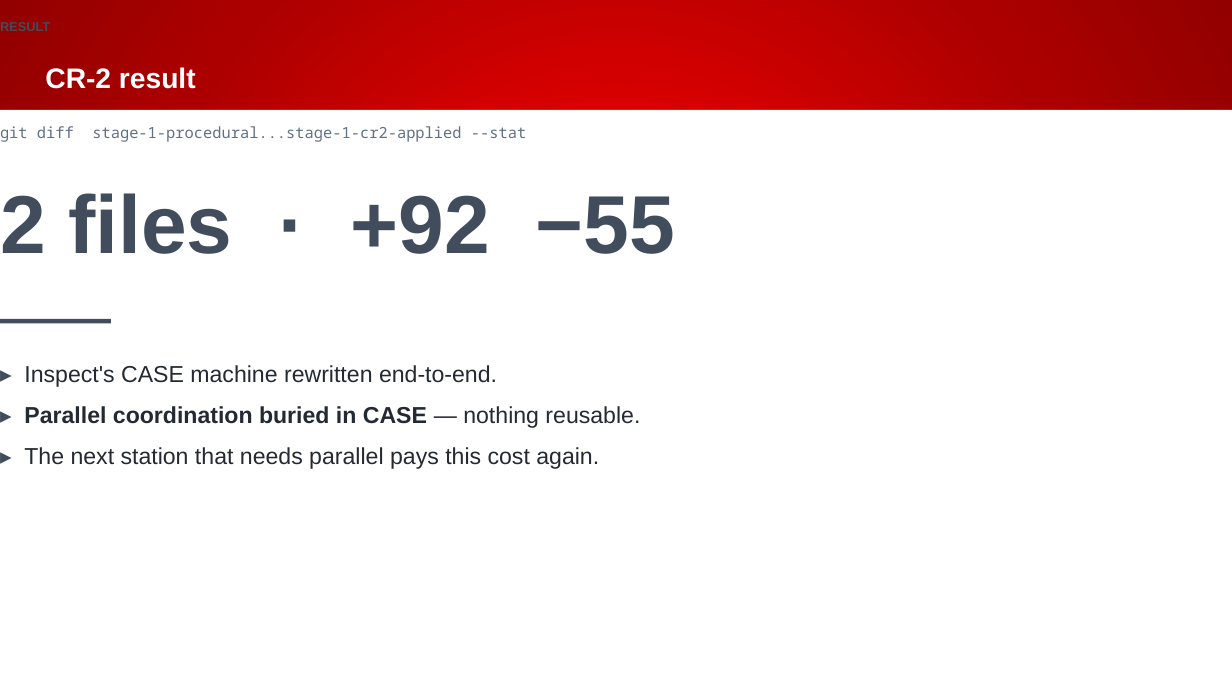
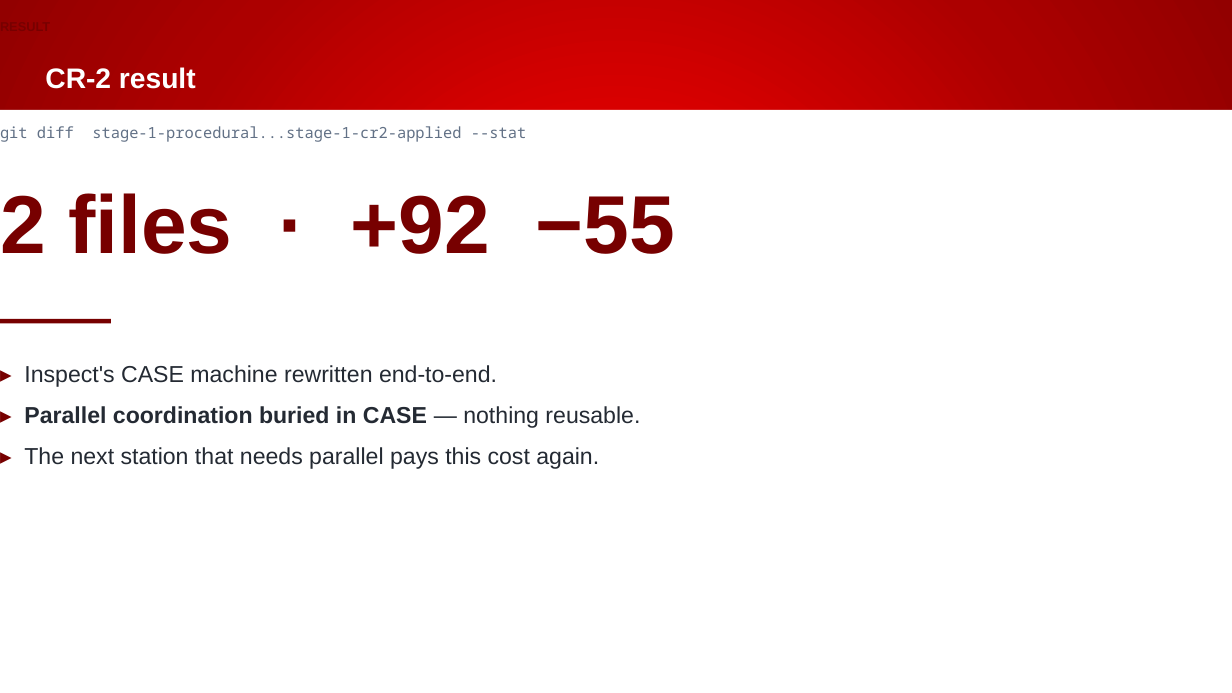
Before and after one commit to Beckhoff-USA-Community/Procedural_To_SOLID, a slide deck: slide 19 of presentation/NEM2026_workshop.pptx. Drawn at 1232x693 pixels with LibreOffice and Linux fonts; fonts in the diff are those of the drawing; background and template pictures are left out. Boxes give left, top, right and bottom in pixels: in the first picture for what was removed or moved away, otherwise in the second. Text is boxed around its words. In the diff, an @@ line names an element or a change of style, - is before the commit and + after.

```diff
--- a/presentation/NEM2026_workshop.pptx
+++ b/presentation/NEM2026_workshop.pptx
@@ text "RESULT" at (0,17,1025,46): text colour #414D5C to #770000 @@
@@ text "2 files · +92 −55" at (0,193,675,254): text colour #414D5C to #770000 @@
@@ rectangle at (0,319,111,323): fill #414D5C to #770000 @@
@@ text "▸ Inspect's CASE machine rewritten ..." at (24,365,640,469): text colour #414D5C to #770000 in "▸", "▸", "▸" @@
```
Also in this commit, not shown: 16 other slides changed, 2 other files.
